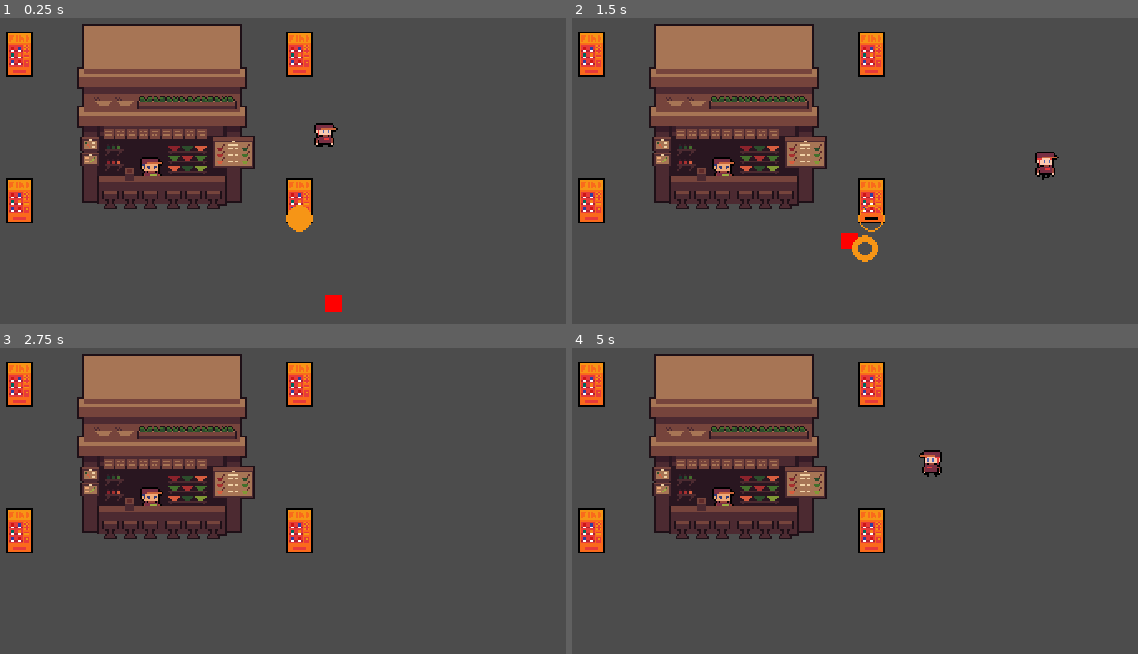
Above: before the commit, frames 1-4 (two rows, left to right).
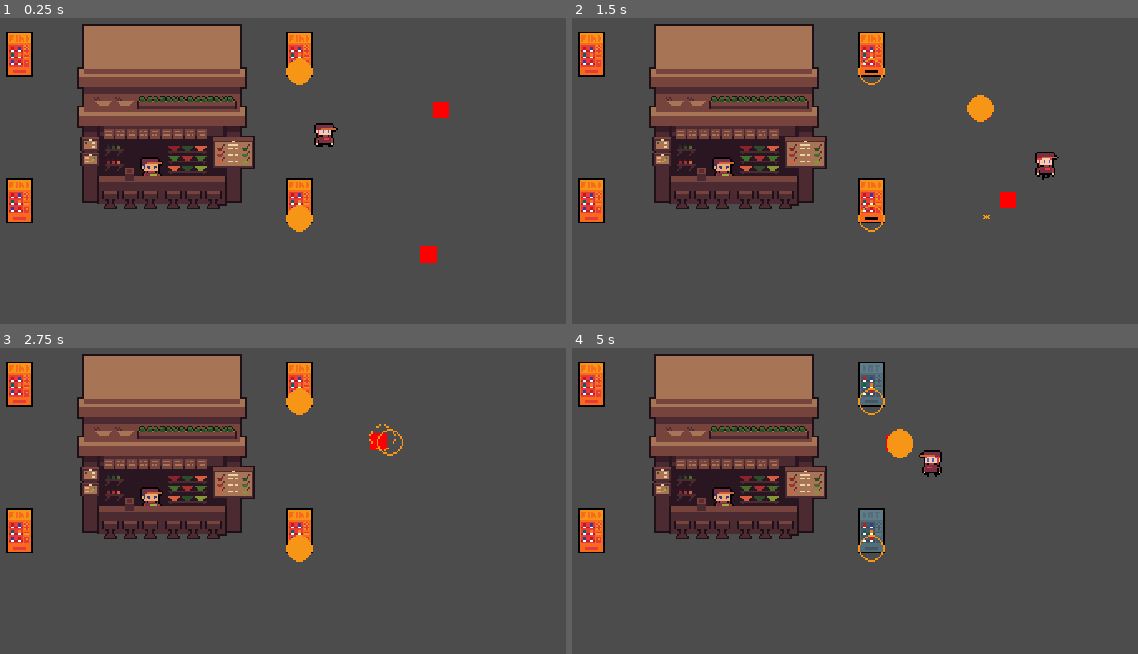
Above: after the commit, the same moments.

Repository: pithnoo/Elevending
Game: Godot game, scene res://Scenes/World.tscn
Two runs of this game, one before a commit and one after it. Both use one fixed random seed, a clock stepped at 60 frames per second and the inputs below.
Inputs:
- Up to frame 1 (0.25 s): no input
- Up to frame 2 (1.5 s): hold Right (ui_right) 0.53-1.28 s; tap Space (roll) at 0.6, 1.35 s; hold Down (ui_down) from 1.28 s (still down)
- Up to frame 3 (2.75 s): release Down (ui_down) at 2.03 s; hold Right (ui_right) from 2.03 s (still down); tap Space (roll) at 2.1 s
- Up to frame 4 (5 s): release Right (ui_right) at 2.78 s; hold Up (ui_up) 2.78-3.53 s; tap Space (roll) at 2.85, 3.6, 4.35 s; hold Left (ui_left) from 3.53 s (still down)

The runs differ from the first frame. In frame 1, 0.8% of the frame differs, in the area x 50-80%, y 13-97%; in frame 2, 0.9%; in frame 3, 0.8%; in frame 4, 1.4%, in the area x 50-61%, y 4-70%.

Commit message:
finished enemy states, might add following state

Diff:
--- a/Code/Enemy/enemy_base_state.gd
+++ b/Code/Enemy/enemy_base_state.gd
@@ -6,7 +6,7 @@
 var enemy: Enemy
 
 func enter() -> void:
-  enemy.animations.play(animation_name)
+	enemy.animations.play(animation_name)
 
 func exit() -> void:
   pass
--- a/Code/Enemy/enemy_follow_core.gd
+++ /dev/null
@@ -1,29 +0,0 @@
-extends EnemyFollowState
-
-enum follow_mode { FOLLOW_CORE_ONLY, FOLLOW_PLAYER_CORE }
-export(follow_mode) var mode
-
-export(NodePath) var follow_player_node
-export(NodePath) var idle_node
-
-onready var follow_player_state: EnemyFollowState = get_node(follow_player_node)
-onready var idle_state: EnemyBaseState = get_node(idle_node)
-
-func enter() -> void:
-  .enter()
-
-func physics_process(delta: float) -> EnemyBaseState:
-  match mode:
-    follow_mode.FOLLOW_CORE_ONLY:
-      if core_detect.entity_detected():
-        follow_entity(core_detect, delta)
-      else:
-        return idle_state
-    follow_mode.FOLLOW_PLAYER_CORE:
-      if player_detect.entity_detected():
-        return follow_player_state
-      elif core_detect.entity_detected():
-        follow_entity(core_detect, delta)
-      else:
-        return idle_state
-  return null
--- a/Code/Enemy/enemy_follow_player.gd
+++ b/Code/Enemy/enemy_follow_player.gd
@@ -1,20 +1,18 @@
 extends EnemyFollowState
 
-export(NodePath) var follow_core_node
-export(NodePath) var idle_node
+export(NodePath) var follow_node
+export(NodePath) var player_range
 
-onready var follow_core_state: EnemyFollowState = get_node(follow_core_node)
-onready var idle_state: EnemyBaseState = get_node(idle_node)
+onready var follow_state: EnemyBaseState = get_node(follow_node)
+onready var player_detect = get_node(player_range)
 
 func enter() -> void:
-  .enter()
+	.enter()
 
 func physics_process(delta: float) -> EnemyBaseState:
-  if player_detect.entity_detected():
-    follow_entity(player_detect, delta)
-  elif core_detect.entity_detected():
-    return follow_core_state
-  else:
-	  return idle_state
+	if player_detect.entity_detected():
+		follow_entity(player_detect, delta)
+	else:
+		return follow_state
 
-  return null
+	return null
--- a/Code/Enemy/enemy_follow_state.gd
+++ b/Code/Enemy/enemy_follow_state.gd
@@ -3,11 +3,6 @@
 
 export(float) var follow_speed
 export(float) var follow_acceleration
-export(NodePath) var player_range
-export(NodePath) var core_range
-
-onready var player_detect = get_node(player_range)
-onready var core_detect = get_node(core_range)
 
 func enter() -> void:
   enemy.velocity = Vector2.ZERO
--- a/Code/Enemy/enemy_idle.gd
+++ b/Code/Enemy/enemy_idle.gd
@@ -1,31 +1,18 @@
 extends EnemyBaseState
 
-export(NodePath) var follow_core_node
-export(NodePath) var follow_player_node
+export(NodePath) var follow_node
 export(NodePath) var player_range
 export(NodePath) var core_range
 
+onready var follow_state = get_node(follow_node)
 onready var player_detect = get_node(player_range)
 onready var core_detect = get_node(core_range)
-
-onready var follow_core_state: EnemyBaseState = get_node(follow_core_node)
-onready var follow_player_state: EnemyBaseState = get_node(follow_player_node)
-
-enum idle_mode { FOLLOW_CORE_ONLY, FOLLOW_PLAYER_CORE }
-export(idle_mode) var mode
 
 func enter() -> void:
   .enter()
   enemy.velocity = Vector2.ZERO
 
 func process(_delta: float) -> EnemyBaseState:
-  match mode:
-    idle_mode.FOLLOW_CORE_ONLY:
-      if core_detect.entity_detected():
-        return follow_core_state
-    idle_mode.FOLLOW_PLAYER_CORE:
-      if player_detect.entity_detected():
-        return follow_player_state
-      elif core_detect.entity_detected():
-        return follow_core_state
-  return null
+	if core_detect.entity_detected() || player_detect.entity_detected():
+		return follow_state
+	return null
--- /dev/null
+++ b/Code/Enemy/enemy_primary_follow.gd
@@ -0,0 +1,18 @@
+extends EnemyFollowState
+
+export(NodePath) var idle_node
+export(NodePath) var core_range
+
+onready var idle_state: EnemyBaseState = get_node(idle_node)
+onready var core_detect = get_node(core_range)
+
+func enter() -> void:
+  .enter()
+
+func physics_process(delta: float) -> EnemyBaseState:
+  if core_detect.entity_detected():
+	  follow_entity(core_detect, delta)
+  else:
+	  return idle_state
+
+  return null
--- /dev/null
+++ b/Code/Enemy/enemy_secondary_follow.gd
@@ -0,0 +1,27 @@
+extends EnemyFollowState
+
+export(NodePath) var idle_node
+export(NodePath) var attack_node
+
+export(NodePath) var core_range
+export(NodePath) var player_range
+
+onready var core_detect = get_node(core_range)
+onready var player_detect = get_node(player_range)
+
+onready var idle_state: EnemyBaseState = get_node(idle_node)
+onready var attack_state: EnemyBaseState = get_node(attack_node)
+
+func enter() -> void:
+	.enter()
+	enemy.velocity = Vector2.ZERO
+
+func physics_process(delta: float) -> EnemyBaseState:
+	if player_detect.entity_detected():
+		return attack_state
+	elif core_detect.entity_detected():
+		follow_entity(core_detect, delta)
+	else:
+		return idle_state
+
+	return null
--- a/Code/Turret/turret_attack.gd
+++ b/Code/Turret/turret_attack.gd
@@ -44,4 +44,4 @@
 
   var projectileAngle = direction.angle()
   projectile.rotation = projectileAngle
-  projectile.apply_impulse(Vector2.ZERO, Vector2(280, 0).rotated(projectileAngle))
+  projectile.apply_impulse(Vector2.ZERO, Vector2(300, 0).rotated(projectileAngle))
--- a/Scenes/Enemies/EnemyFollowCoreTemplate.tscn
+++ b/Scenes/Enemies/EnemyFollowCoreTemplate.tscn
@@ -1,11 +1,11 @@
-[gd_scene load_steps=22 format=2]
+[gd_scene load_steps=23 format=2]
 
 [ext_resource path="res://Art/White-Pixel.png" type="Texture" id=1]
 [ext_resource path="res://Code/Enemy/enemy.gd" type="Script" id=2]
 [ext_resource path="res://Code/Enemy/enemy_state_manager.gd" type="Script" id=3]
 [ext_resource path="res://Code/Enemy/enemy_idle.gd" type="Script" id=4]
 [ext_resource path="res://Scenes/Stats.tscn" type="PackedScene" id=5]
-[ext_resource path="res://Code/Enemy/enemy_follow_core.gd" type="Script" id=6]
+[ext_resource path="res://Code/Enemy/enemy_primary_follow.gd" type="Script" id=6]
 [ext_resource path="res://Code/Properties/entity_detect.gd" type="Script" id=7]
 [ext_resource path="res://Code/Properties/HurtBox/enemy_hurt_box.gd" type="Script" id=8]
 [ext_resource path="res://Code/Properties/Hazard/hazard.gd" type="Script" id=9]
@@ -47,10 +47,13 @@
 [sub_resource type="RectangleShape2D" id=12]
 extents = Vector2( 0.5, 0.5 )
 
+[sub_resource type="CircleShape2D" id=14]
+radius = 20.0
+
 [node name="EnemyFollowCore" type="KinematicBody2D"]
 scale = Vector2( 10, 10 )
-collision_layer = 12
-collision_mask = 8
+collision_layer = 4
+collision_mask = 0
 script = ExtResource( 2 )
 __meta__ = {
 "_edit_group_": true
@@ -58,7 +61,7 @@
 maxHealth = 10
 
 [node name="Stats" parent="." instance=ExtResource( 5 )]
-max_health = 5
+max_health = 3
 
 [node name="StateManager" type="Node" parent="."]
 script = ExtResource( 3 )
@@ -67,18 +70,17 @@
 [node name="Idle" type="Node" parent="StateManager"]
 script = ExtResource( 4 )
 animation_name = "Idle"
-follow_core_node = NodePath("../FollowCore")
+follow_node = NodePath("../FollowCore")
 player_range = NodePath("../../AttackRange")
 core_range = NodePath("../../CoreRange")
 
 [node name="FollowCore" type="Node" parent="StateManager"]
 script = ExtResource( 6 )
 animation_name = "FollowCore"
-follow_speed = 30.0
+follow_speed = 15.0
 follow_acceleration = 300.0
-player_range = NodePath("../../AttackRange")
+idle_node = NodePath("../Idle")
 core_range = NodePath("../../CoreRange")
-idle_node = NodePath("../Idle")
 
 [node name="BuffTimer" type="Timer" parent="."]
 
@@ -128,6 +130,7 @@
 shape = SubResource( 1 )
 
 [node name="CoreHitBox" type="Area2D" parent="."]
+visible = false
 collision_layer = 4
 collision_mask = 0
 script = ExtResource( 9 )
@@ -139,9 +142,8 @@
 shape = SubResource( 12 )
 
 [node name="CollisionShape2D" type="CollisionShape2D" parent="."]
-visible = false
 scale = Vector2( 0.05, 0.05 )
-shape = SubResource( 1 )
+shape = SubResource( 14 )
 
 [connection signal="no_health" from="Stats" to="." method="_on_Stats_no_health"]
 [connection signal="body_entered" from="CoreRange" to="CoreRange" method="_on_CoreRange_body_entered"]
--- a/Scenes/Enemies/EnemyFollowPlayerTemplate.tscn
+++ b/Scenes/Enemies/EnemyFollowPlayerTemplate.tscn
@@ -1,8 +1,8 @@
-[gd_scene load_steps=24 format=2]
+[gd_scene load_steps=26 format=2]
 
 [ext_resource path="res://Code/Properties/entity_detect.gd" type="Script" id=1]
 [ext_resource path="res://Code/Enemy/enemy_state_manager.gd" type="Script" id=2]
-[ext_resource path="res://Code/Enemy/enemy_follow_core.gd" type="Script" id=3]
+[ext_resource path="res://Code/Enemy/enemy_secondary_follow.gd" type="Script" id=3]
 [ext_resource path="res://Code/Enemy/enemy.gd" type="Script" id=4]
 [ext_resource path="res://Art/White-Pixel.png" type="Texture" id=5]
 [ext_resource path="res://Code/Enemy/enemy_idle.gd" type="Script" id=6]
@@ -19,6 +19,9 @@
 radius = 6.4
 
 [sub_resource type="RectangleShape2D" id=1]
+
+[sub_resource type="RectangleShape2D" id=13]
+extents = Vector2( 0.5, 0.5 )
 
 [sub_resource type="RectangleShape2D" id=12]
 extents = Vector2( 0.5, 0.5 )
@@ -53,10 +56,13 @@
 
 [sub_resource type="AnimationNodeStateMachinePlayback" id=3]
 
+[sub_resource type="CircleShape2D" id=14]
+radius = 1.0
+
 [node name="EnemyFollowPlayer" type="KinematicBody2D"]
 scale = Vector2( 10, 10 )
-collision_layer = 12
-collision_mask = 8
+collision_layer = 4
+collision_mask = 0
 script = ExtResource( 4 )
 __meta__ = {
 "_edit_group_": true
@@ -64,7 +70,7 @@
 maxHealth = 10
 
 [node name="Stats" parent="." instance=ExtResource( 8 )]
-max_health = 5
+max_health = 3
 
 [node name="StateManager" type="Node" parent="."]
 script = ExtResource( 2 )
@@ -73,36 +79,33 @@
 [node name="Idle" type="Node" parent="StateManager"]
 script = ExtResource( 6 )
 animation_name = "Idle"
-follow_core_node = NodePath("../FollowCore")
-follow_player_node = NodePath("../FollowPlayer")
+follow_node = NodePath("../FollowCore")
 player_range = NodePath("../../AttackRange")
 core_range = NodePath("../../CoreRange")
-mode = 1
+
+[node name="FollowCore" type="Node" parent="StateManager"]
+script = ExtResource( 3 )
+animation_name = "FollowCore"
+follow_speed = 15.0
+follow_acceleration = 300.0
+idle_node = NodePath("../Idle")
+attack_node = NodePath("../FollowPlayer")
+core_range = NodePath("../../CoreRange")
+player_range = NodePath("../../AttackRange")
 
 [node name="FollowPlayer" type="Node" parent="StateManager"]
 script = ExtResource( 7 )
 animation_name = "FollowPlayer"
 follow_speed = 50.0
 follow_acceleration = 300.0
+follow_node = NodePath("../FollowCore")
 player_range = NodePath("../../AttackRange")
-core_range = NodePath("../../CoreRange")
-follow_core_node = NodePath("../FollowCore")
-idle_node = NodePath("../Idle")
-
-[node name="FollowCore" type="Node" parent="StateManager"]
-script = ExtResource( 3 )
-animation_name = "FollowCore"
-follow_speed = 30.0
-follow_acceleration = 300.0
-player_range = NodePath("../../AttackRange")
-core_range = NodePath("../../CoreRange")
-mode = 1
-follow_player_node = NodePath("../FollowPlayer")
-idle_node = NodePath("../Idle")
 
 [node name="Sprite" type="Sprite" parent="."]
 modulate = Color( 1, 0, 0, 1 )
 texture = ExtResource( 5 )
+
+[node name="BuffTimer" type="Timer" parent="."]
 
 [node name="CoreRange" type="Area2D" parent="."]
 visible = false
@@ -115,7 +118,6 @@
 shape = SubResource( 11 )
 
 [node name="AttackRange" type="Area2D" parent="."]
-visible = false
 collision_layer = 0
 script = ExtResource( 1 )
 
@@ -134,7 +136,18 @@
 scale = Vector2( 0.05, 0.05 )
 shape = SubResource( 1 )
 
+[node name="PlayerHitBox" type="Area2D" parent="."]
+collision_layer = 64
+collision_mask = 0
+script = ExtResource( 10 )
+deathEffect = ExtResource( 11 )
+damage = 1
+
+[node name="CollisionShape2D" type="CollisionShape2D" parent="PlayerHitBox"]
+shape = SubResource( 13 )
+
 [node name="CoreHitBox" type="Area2D" parent="."]
+visible = false
 collision_layer = 4
 collision_mask = 0
 script = ExtResource( 10 )
@@ -143,8 +156,6 @@
 
 [node name="CollisionShape2D" type="CollisionShape2D" parent="CoreHitBox"]
 shape = SubResource( 12 )
-
-[node name="BuffTimer" type="Timer" parent="."]
 
 [node name="AnimationPlayer" type="AnimationPlayer" parent="."]
 anims/FollowCore = SubResource( 5 )
@@ -158,9 +169,7 @@
 parameters/playback = SubResource( 3 )
 
 [node name="CollisionShape2D" type="CollisionShape2D" parent="."]
-visible = false
-scale = Vector2( 0.05, 0.05 )
-shape = SubResource( 1 )
+shape = SubResource( 14 )
 
 [connection signal="no_health" from="Stats" to="." method="_on_Stats_no_health"]
 [connection signal="body_entered" from="CoreRange" to="CoreRange" method="_on_CoreRange_body_entered"]
--- a/Scenes/Entities/Core.tscn
+++ b/Scenes/Entities/Core.tscn
@@ -12,7 +12,7 @@
 extents = Vector2( 53.5, 53.5 )
 
 [node name="Core" type="StaticBody2D"]
-collision_layer = 3
+collision_layer = 2
 script = ExtResource( 4 )
 
 [node name="Stats" parent="." instance=ExtResource( 2 )]
@@ -22,6 +22,7 @@
 texture = ExtResource( 1 )
 
 [node name="HurtBox" type="Area2D" parent="."]
+visible = false
 modulate = Color( 0, 0.156863, 1, 1 )
 collision_layer = 0
 collision_mask = 4
@@ -33,6 +34,7 @@
 shape = SubResource( 1 )
 
 [node name="CollisionShape2D" type="CollisionShape2D" parent="."]
+visible = false
 position = Vector2( -0.5, 0 )
 shape = SubResource( 2 )
 
--- a/Scenes/Entities/FireTurret.tscn
+++ b/Scenes/Entities/FireTurret.tscn
@@ -175,7 +175,6 @@
 }
 Projectile = ExtResource( 7 )
 projectileEffect = ExtResource( 6 )
-maxAmmo = 10
 cooldown = 0.5
 
 [node name="StateManager" type="Node" parent="."]
--- a/Scenes/Entities/Player.tscn
+++ b/Scenes/Entities/Player.tscn
@@ -186,6 +186,18 @@
 texture = ExtResource( 1 )
 hframes = 14
 
+[node name="HurtBox" type="Area2D" parent="."]
+visible = false
+modulate = Color( 0, 0.27451, 1, 1 )
+collision_layer = 0
+collision_mask = 64
+script = ExtResource( 9 )
+entity_stats = NodePath("../Stats")
+
+[node name="CollisionShape2D" type="CollisionShape2D" parent="HurtBox"]
+position = Vector2( -1, 2 )
+shape = SubResource( 9 )
+
 [node name="ItemBox" type="Area2D" parent="."]
 visible = false
 
@@ -194,19 +206,10 @@
 position = Vector2( -1, 2 )
 shape = SubResource( 9 )
 
-[node name="HurtBox" type="Area2D" parent="."]
-visible = false
-modulate = Color( 0, 0.27451, 1, 1 )
-script = ExtResource( 9 )
-entity_stats = NodePath("../Stats")
-
-[node name="CollisionShape2D" type="CollisionShape2D" parent="HurtBox"]
-position = Vector2( -1, 2 )
-shape = SubResource( 9 )
-
 [node name="CollisionShape2D" type="CollisionShape2D" parent="."]
 visible = false
 position = Vector2( -1, 1.5 )
 shape = SubResource( 2 )
 
 [connection signal="no_health" from="Stats" to="." method="_on_Stats_no_health"]
+[connection signal="area_entered" from="HurtBox" to="HurtBox" method="_on_HurtBox_area_entered"]
--- a/Scenes/Projectiles/FireProjectile.tscn
+++ b/Scenes/Projectiles/FireProjectile.tscn
@@ -13,7 +13,7 @@
 
 [node name="FireProjectile" type="RigidBody2D"]
 collision_layer = 0
-collision_mask = 4
+collision_mask = 2
 gravity_scale = 0.0
 script = ExtResource( 3 )
 
--- a/Scenes/Projectiles/GrassProjectile.tscn
+++ b/Scenes/Projectiles/GrassProjectile.tscn
@@ -13,7 +13,7 @@
 
 [node name="GrassProjectile" type="RigidBody2D"]
 collision_layer = 0
-collision_mask = 4
+collision_mask = 2
 gravity_scale = 0.0
 script = ExtResource( 4 )
 
--- a/Scenes/Projectiles/WaterProjectile.tscn
+++ b/Scenes/Projectiles/WaterProjectile.tscn
@@ -13,7 +13,7 @@
 
 [node name="WaterProjectile" type="RigidBody2D"]
 collision_layer = 0
-collision_mask = 0
+collision_mask = 2
 gravity_scale = 0.0
 script = ExtResource( 4 )
 
--- a/Scenes/World.tscn
+++ b/Scenes/World.tscn
@@ -1,9 +1,10 @@
-[gd_scene load_steps=5 format=2]
+[gd_scene load_steps=6 format=2]
 
 [ext_resource path="res://Scenes/Entities/TurretManager.tscn" type="PackedScene" id=1]
 [ext_resource path="res://Scenes/Entities/Player.tscn" type="PackedScene" id=2]
 [ext_resource path="res://Scenes/Entities/Core.tscn" type="PackedScene" id=3]
 [ext_resource path="res://Scenes/Enemies/EnemyFollowPlayerTemplate.tscn" type="PackedScene" id=4]
+[ext_resource path="res://Scenes/Enemies/EnemyFollowCoreTemplate.tscn" type="PackedScene" id=5]
 
 [node name="World" type="Node2D"]
 
@@ -40,4 +41,7 @@
 }
 
 [node name="EnemyFollowPlayer" parent="." instance=ExtResource( 4 )]
-position = Vector2( 344, 240 )
+position = Vector2( 400, 208 )
+
+[node name="EnemyFollowCore" parent="." instance=ExtResource( 5 )]
+position = Vector2( 408, 120 )
Not shown: 2 places in Scenes/Enemies/EnemyFollowCoreTemplate.tscn that only renumber resources
